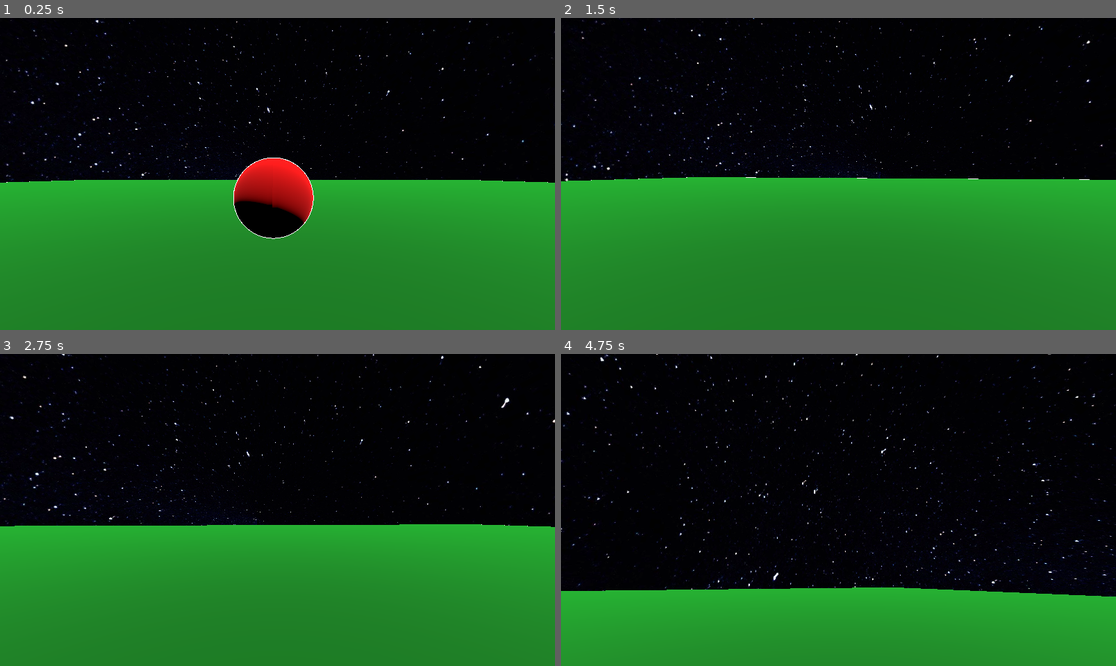
Above: before the commit, frames 1-4 (two rows, left to right).
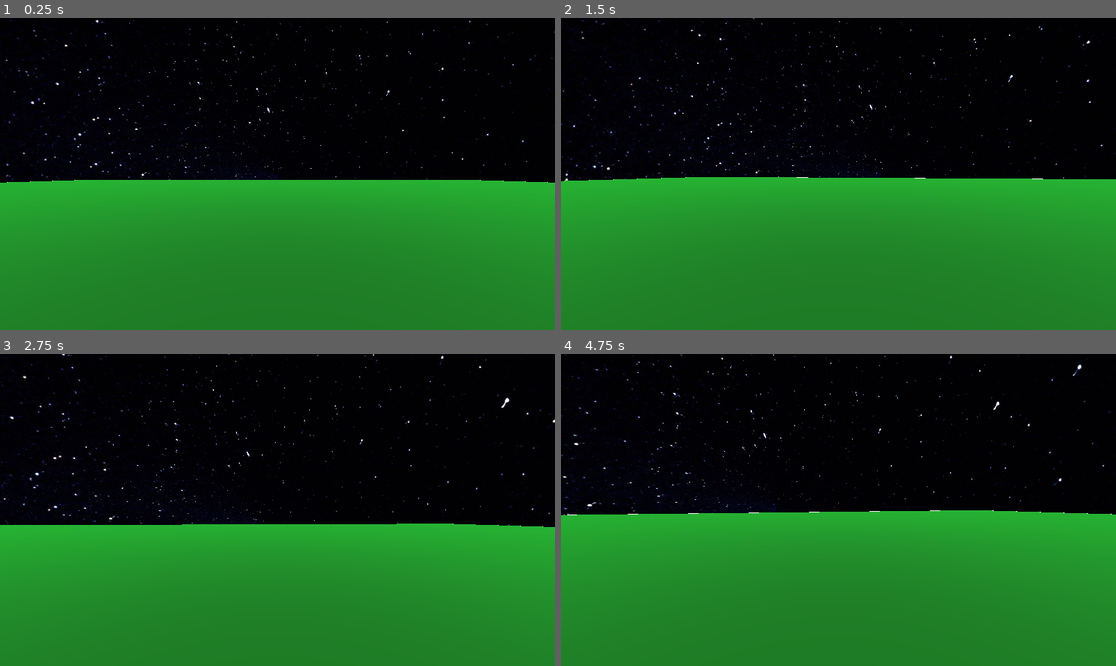
Above: after the commit, the same moments.

Repository: BlodyxCZ/VRspaceDriver
Game: Godot game, scene res://Scenes/TEST/test.tscn
Two runs of this game, one before a commit and one after it. Both use one fixed random seed, a clock stepped at 60 frames per second and the inputs below. The project has no main scene, so this scene is started directly.
Inputs (mouse positions are in pixels of both pictures, inside the frame that each line leads up to):
- Up to frame 1 (0.25 s): no input
- Up to frame 2 (1.5 s): tap Enter (ui_accept) at 0.5, 0.77 s; move the mouse to (866, 174) at 0.52 s; hold W (move_up) from 0.53 s (still down); move the mouse to (810, 174) at 1.27 s
- Up to frame 3 (2.75 s): keep holding W (move_up); tap Enter (ui_accept) at 1.52 s; move the mouse to (288, 503) at 2.02 s
- Up to frame 4 (4.75 s): tap Enter (ui_accept) at 2.75, 3.02, 3.5, 3.77, 4.52 s; move the mouse to (832, 516) at 2.77 s; move the mouse to (877, 513) at 3.52 s; tap Escape (ui_cancel) at 4.15 s; move the mouse to (672, 463) at 4.27 s; release W (move_up) at 4.28 s; hold A (move_left) from 4.28 s (still down)

The runs differ from the first frame. In frame 1, 3.0% of the frame differs, in the area x 1-95%, y 44-71%; in frame 2, 0.1%; in frame 3, 0.2%; in frame 4, 40%, in the area x 0-100%, y 0-92%.

Commit message:
more camera features

Diff:
--- a/Scenes/Player/player.gd
+++ b/Scenes/Player/player.gd
@@ -21,7 +21,10 @@
 	_handle_movement(delta)
 
 	if Input.is_action_just_pressed("ui_cancel"):
-		Input.mouse_mode = Input.MOUSE_MODE_VISIBLE
+		if !Input.mouse_mode == Input.MOUSE_MODE_VISIBLE:
+			Input.mouse_mode = Input.MOUSE_MODE_VISIBLE
+		else:
+			Input.mouse_mode = Input.MOUSE_MODE_CAPTURED
 
 
 func _handle_movement(delta) -> void:
@@ -48,7 +51,7 @@
 
 
 func _input(event) -> void:
-	if event is InputEventMouseMotion:
+	if event is InputEventMouseMotion && Input.mouse_mode == Input.MOUSE_MODE_CAPTURED:
 		camera.rotation_degrees.y = wrapf(camera.rotation_degrees.y, 0.0, 360.0)
 		camera.rotation_degrees.y -= event.relative.x * mouse_sensitivity
 
--- a/Scenes/TEST/test.tscn
+++ b/Scenes/TEST/test.tscn
@@ -15,18 +15,8 @@
 sky = SubResource("Sky_kawjr")
 sky_rotation = Vector3(-1.5708, 0, 0)
 
-[sub_resource type="StandardMaterial3D" id="StandardMaterial3D_6cceo"]
-albedo_color = Color(1, 0, 0, 1)
-
-[sub_resource type="ShaderMaterial" id="ShaderMaterial_irdxf"]
-render_priority = 0
-next_pass = SubResource("StandardMaterial3D_6cceo")
-shader = ExtResource("1_a0jyl")
-shader_parameter/outline_color = Color(1, 1, 1, 1)
-shader_parameter/outline_width = 1.0
-
-[sub_resource type="SphereMesh" id="SphereMesh_qrjvk"]
-material = SubResource("ShaderMaterial_irdxf")
+[sub_resource type="SphereShape3D" id="SphereShape3D_0lx42"]
+radius = 0.732912
 
 [sub_resource type="BoxMesh" id="BoxMesh_janc8"]
 size = Vector3(100, 0.2, 100)
@@ -50,9 +40,12 @@
 [node name="WorldEnvironment" type="WorldEnvironment" parent="."]
 environment = SubResource("Environment_voasg")
 
-[node name="CSGMesh3D" type="CSGMesh3D" parent="."]
+[node name="Object" type="StaticBody3D" parent="."]
 transform = Transform3D(1, 0, 0, 0, 1, 0, 0, 0, 1, 0, 0.493007, 0)
-mesh = SubResource("SphereMesh_qrjvk")
+
+[node name="CollisionShape3D" type="CollisionShape3D" parent="Object"]
+transform = Transform3D(1, 0, 0, 0, 1, 0, 0, 0, 1, 0, 0.609318, 0)
+shape = SubResource("SphereShape3D_0lx42")
 
 [node name="CSGMesh3D2" type="CSGMesh3D" parent="."]
 transform = Transform3D(1, 0, 0, 0, 1, 0, 0, 0, 1, 0, -0.85405, 0)
@@ -61,4 +54,4 @@
 material = SubResource("ShaderMaterial_2l7yx")
 
 [node name="Player" parent="." instance=ExtResource("3_6h4ul")]
-transform = Transform3D(1, 0, 0, 0, 1, 0, 0, 0, 1, 0.0510746, 0.616772, 2.60999)
+transform = Transform3D(1, 0, 0, 0, 1, 0, 0, 0, 1, -0.0462865, 0.616772, 1.955)
--- a/project.godot
+++ b/project.godot
@@ -10,7 +10,7 @@
 
 [application]
 
-config/name="V Rspace Driver"
+config/name="VR Space Driver"
 config/features=PackedStringArray("4.1", "GL Compatibility")
 config/icon="res://icon.svg"
 
Not shown: 1 places in Scenes/TEST/test.tscn that only renumber resources
